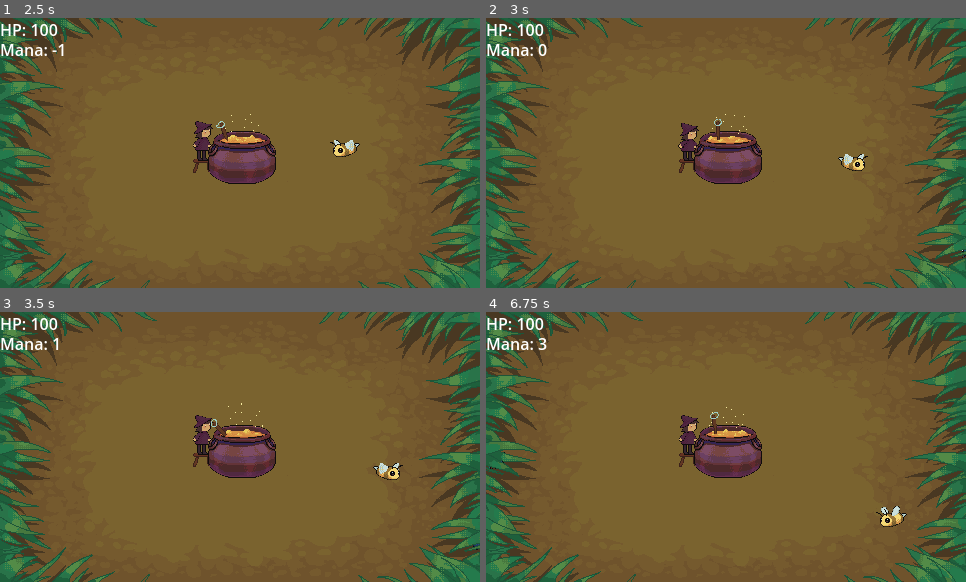
Above: before the commit, frames 1-4 (two rows, left to right).
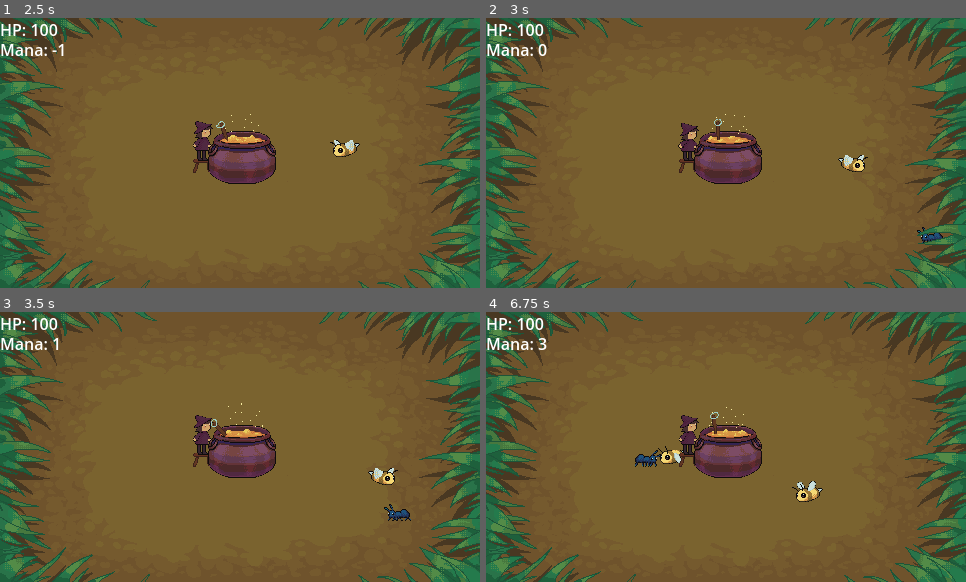
Above: after the commit, the same moments.

Repository: HarryLin349/WitchGame
Game: Godot game, scene res://overworld.tscn
Two runs of this game, one before a commit and one after it. Both use one fixed random seed, a clock stepped at 60 frames per second and the inputs below.
Inputs (mouse positions are in pixels of both pictures, inside the frame that each line leads up to):
- Up to frame 1 (2.5 s): move the mouse to (345, 139) at 0.52 s; click (345, 139) at 0.67 s; move the mouse to (144, 166) at 1.27 s; click (144, 166) at 1.42 s; move the mouse to (288, 93) at 2.02 s; click (288, 93) at 2.17 s
- Up to frame 2 (3 s): move the mouse to (702, 207) at 2.77 s; click (702, 207) at 2.92 s
- Up to frame 3 (3.5 s): no input
- Up to frame 4 (6.75 s): move the mouse to (870, 487) at 3.52 s; click (870, 487) at 3.67 s; move the mouse to (582, 406) at 4.27 s; click (582, 406) at 4.42 s; move the mouse to (750, 447) at 5.02 s; click (750, 447) at 5.17 s; move the mouse to (654, 379) at 5.77 s; click (654, 379) at 5.92 s; move the mouse to (831, 433) at 6.52 s; click (831, 433) at 6.67 s

Frame 1 is identical in both runs. In frame 2, 0.3% of the frame differs, in the area x 73-100%, y 50-89%; in frame 3, 0.5%; in frame 4, 0.9%, in the area x 0-88%, y 49-80%.

Commit message:
add Player class and player/enemy interaction

Diff:
--- a/Enemies/ant.gd
+++ b/Enemies/ant.gd
@@ -3,7 +3,7 @@
 func _ready():
 	health = 3
 	damage = 1
-	speed = 10
+	speed = 100
 	attackCooldown = 0.25
 	currentCooldown = 0.25
 	animated_sprite = $AnimatedSprite2D
--- a/Enemies/enemy.gd
+++ b/Enemies/enemy.gd
@@ -40,12 +40,20 @@
 		var collided = get_last_slide_collision().get_collider()
 		if collided is Summon:
 			attackSummon(collided)
+		elif collided is Player:
+			attackPlayer(collided)
 
 func attackSummon(summon: Summon) -> void:
 	if (currentCooldown <= 0):
 		summon.take_damage(damage)
 		currentCooldown = attackCooldown
 
+func attackPlayer(player: Player) -> void:
+	if (currentCooldown <= 0):
+		player.take_damage(damage)
+		currentCooldown = attackCooldown
+
+
 func take_damage(amount: int):
 	health -= amount
 	if health <= 0:
--- a/Enemies/slug.gd
+++ b/Enemies/slug.gd
@@ -10,8 +10,8 @@
 	health = 8
 	damage = 5
 	speed = 5 # Initial speed
-	attackCooldown = 1
-	currentCooldown = 1
+	attackCooldown = 0.5
+	currentCooldown = 0.5
 	animated_sprite = $AnimatedSprite2D
 
 # Override the _process function to update speed based on sine wave
--- a/overworld.tscn
+++ b/overworld.tscn
@@ -1,8 +1,9 @@
-[gd_scene load_steps=16 format=3 uid="uid://4iu3mdvkpscm"]
+[gd_scene load_steps=17 format=3 uid="uid://4iu3mdvkpscm"]
 
 [ext_resource type="Script" path="res://summoning.gd" id="1_1m0hf"]
 [ext_resource type="Texture2D" uid="uid://4bsgtgabuxfv" path="res://Assets/floor.PNG" id="2_pbn36"]
 [ext_resource type="Script" path="res://Game Logic/spawner.gd" id="4_owgup"]
+[ext_resource type="Script" path="res://player.gd" id="6_fhdkd"]
 [ext_resource type="Texture2D" uid="uid://d2os3b1p124qb" path="res://Assets/Witch.png" id="6_vxrn5"]
 [ext_resource type="Script" path="res://Game Logic/StatsUI.gd" id="7_2a7tk"]
 [ext_resource type="Texture2D" uid="uid://d2504p3orca8u" path="res://Assets/grass.PNG" id="7_k03s2"]
@@ -95,6 +96,7 @@
 
 [node name="CharacterBody2D" type="CharacterBody2D" parent="."]
 collision_layer = 2
+script = ExtResource("6_fhdkd")
 
 [node name="AnimatedSprite2D" type="AnimatedSprite2D" parent="CharacterBody2D"]
 position = Vector2(-14, -11)
--- a/player.gd
+++ b/player.gd
@@ -1,22 +1,37 @@
 extends CharacterBody2D
 
+class_name Player
+
 # Define the speed of the character
-var speed = 100
+var health: int = 200
+var maxHealth: int = 200
+var damage: int = 1
+var attackCooldown: float = 0.1
+var currentCooldown: float = 0.1
 
 
 
 func _process(delta):
 	# Get the screen's center point (viewport center)
-	var screen_center = Vector2(0, 0)
+	if currentCooldown > 0:
+		currentCooldown -= delta
+	velocity = Vector2.ZERO
+	var previous_position = position
+	var collision = move_and_slide()
+	if collision:
+		print("collided!")
+		var collided = get_last_slide_collision().get_collider()
+		if collided is Enemy:
+			attackEnemy(collided)
+		position = previous_position
 
-	# Calculate the direction vector from the current position to the center
-	var direction = (screen_center - global_position).normalized()
+func attackEnemy(enemy: Enemy) -> void:
+	if (currentCooldown <= 0):
+		enemy.take_damage(damage)
+		currentCooldown = attackCooldown
 
-	# Move the character towards the center
-	velocity = direction * speed
-
-	# Move and slide the character (since you're using CharacterBody2D)
-	move_and_slide()
-	if global_position.distance_to(screen_center) < 10:
-		queue_free()  # Remove the node from the scene
-`
+func take_damage(amount: int):
+	GlobalStats.decrease_hp(amount)
+	if health <= 0:
+		queue_free() # Remove the enemy if health reaches 0
+		# END GAME HERE
